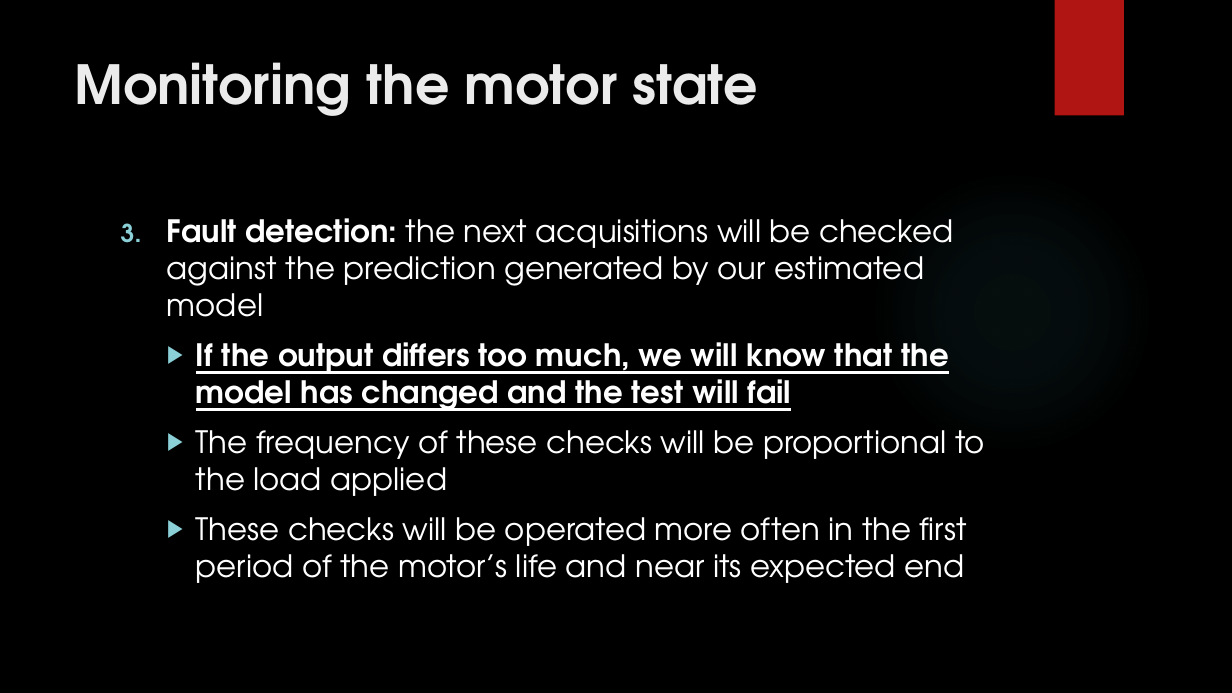
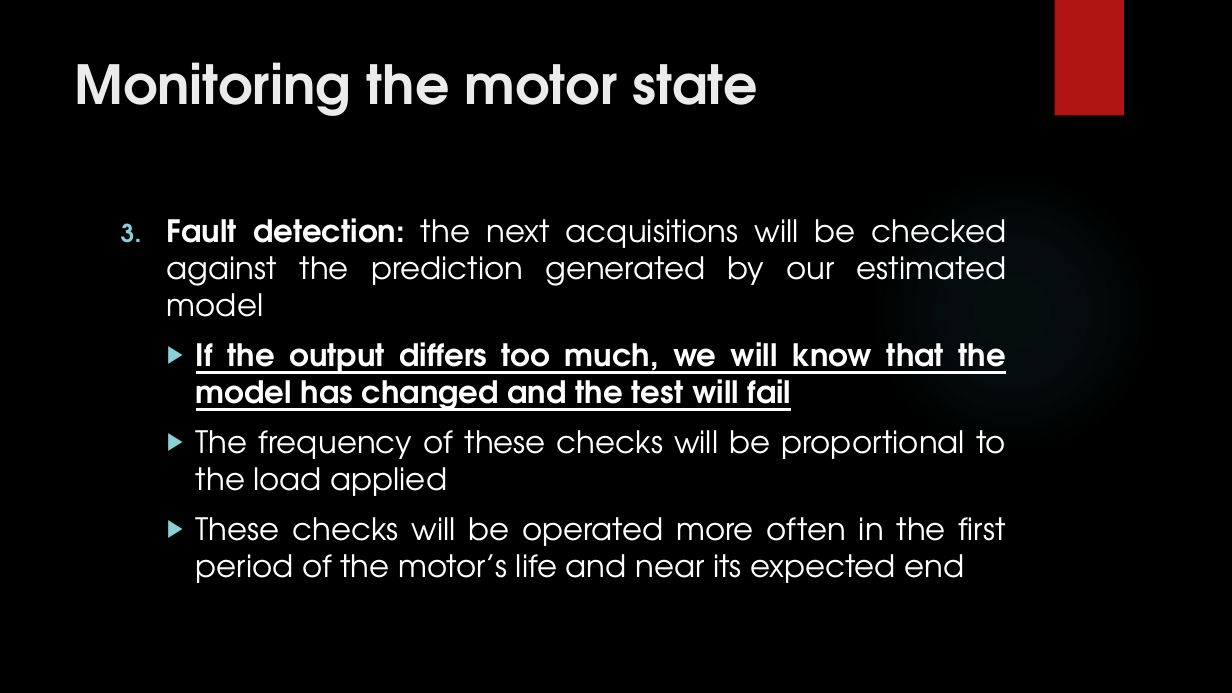
Before and after one commit to urzino/FanMonitoringBlueCoin, a slide deck: slide 5 of Pervasive_presentation_Milestone1_group8_lele.pptx. Drawn at 1232x693 pixels with LibreOffice and Linux fonts; fonts in the diff are those of the drawing; background and template pictures are left out. Boxes give left, top, right and bottom in pixels: in the first picture for what was removed or moved away, otherwise in the second. Text is boxed around its words. In the diff, an @@ line names an element or a change of style, - is before the commit and + after.

```diff
--- a/Pervasive_presentation_Milestone1_group8_lele.pptx
+++ b/Pervasive_presentation_Milestone1_group8_lele.pptx
@@ text "Fault detection: the next acquisitions ..." at bbox=[167, 218, 1007, 583]: alignment left to justified @@
```
Also in this commit, not shown: 6 other slides changed, 1 other file.
